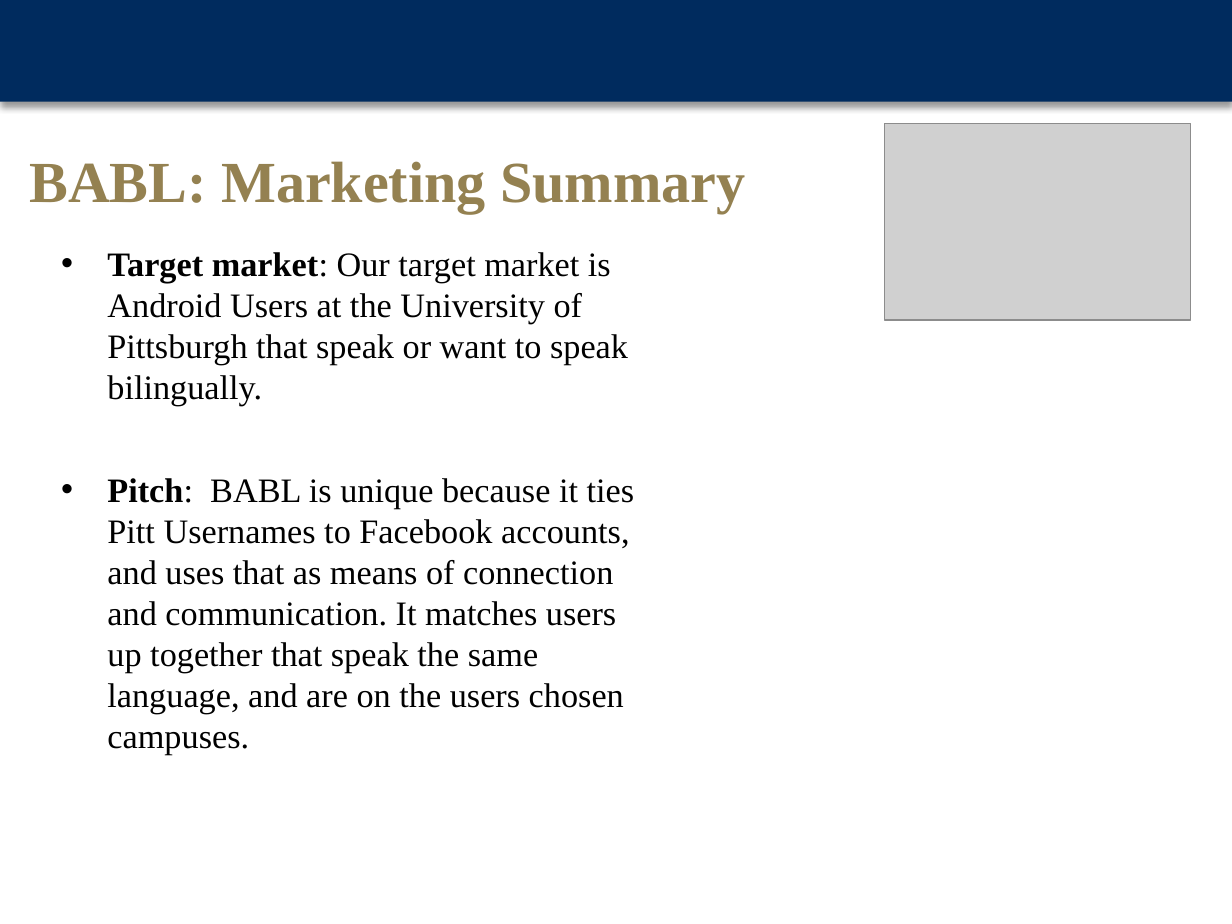
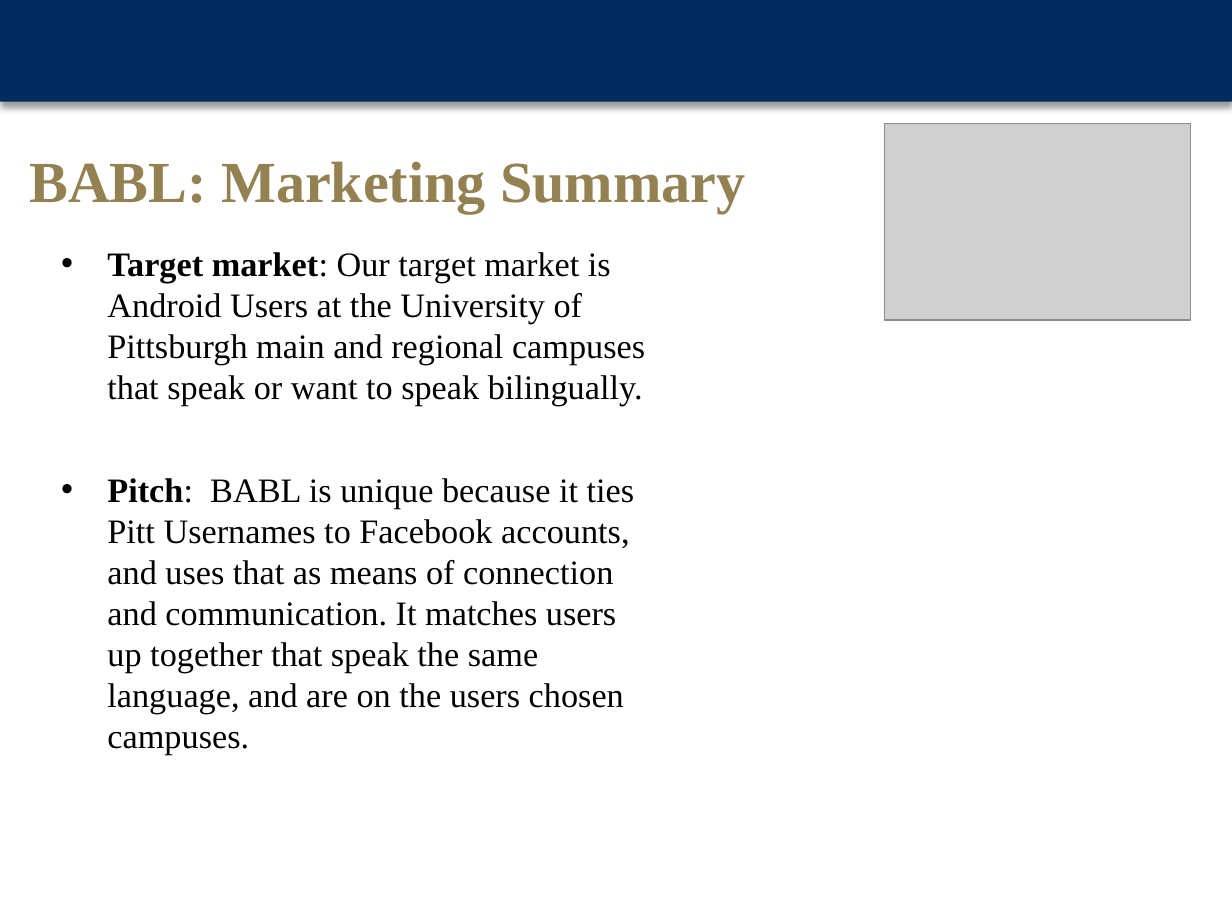
Before and after one commit to Jta26/BABLProject, a slide deck: slide 3 of BABLPowerPoint.pptx. Drawn at 1232x924 pixels with LibreOffice and Linux fonts; fonts in the diff are those of the drawing; grey boxes stand for pictures; background and template pictures are left out. Boxes give left, top, right and bottom in pixels: in the first picture for what was removed or moved away, otherwise in the second. Text is boxed around its words. In the diff, an @@ line names an element or a change of style, - is before the commit and + after.

```diff
--- a/BABLPowerPoint.pptx
+++ b/BABLPowerPoint.pptx
@@ text at bbox=[107, 252, 645, 406]: text changed @@
-• Target market: Our target market is Android Users at the University of Pittsburgh that speak or want to speak bilingually.
+• Target market: Our target market is Android Users at the University of Pittsburgh main and regional campuses that speak or want to speak bilingually.
```
Also in this commit, not shown: 2 other files.
